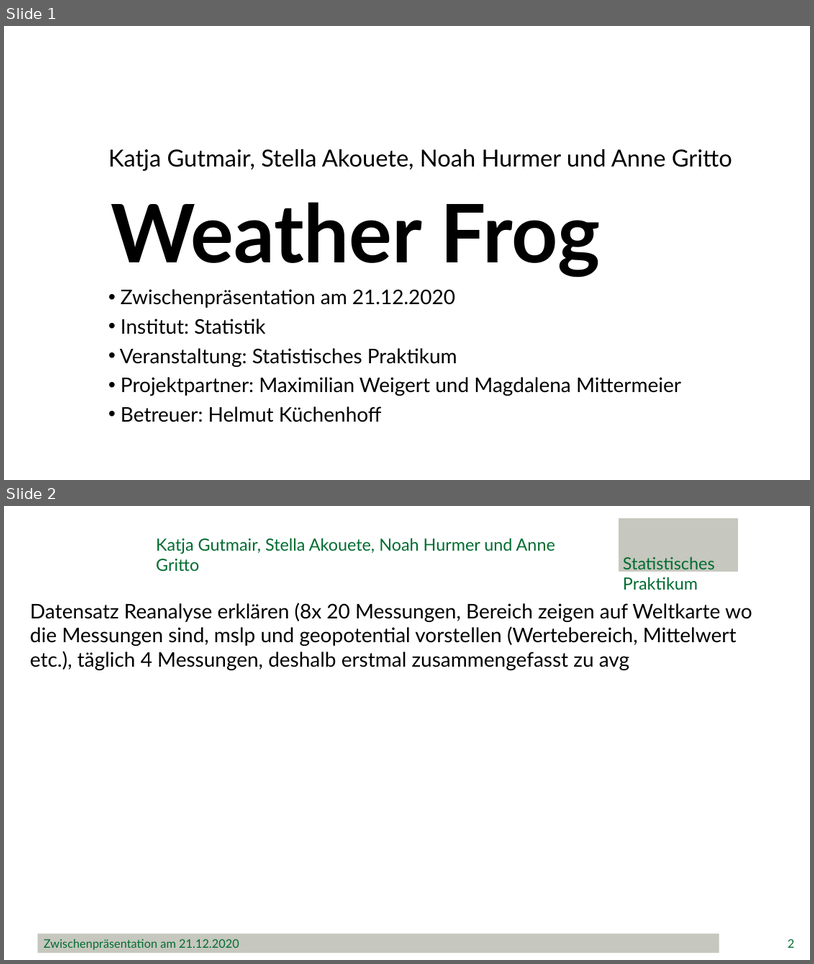
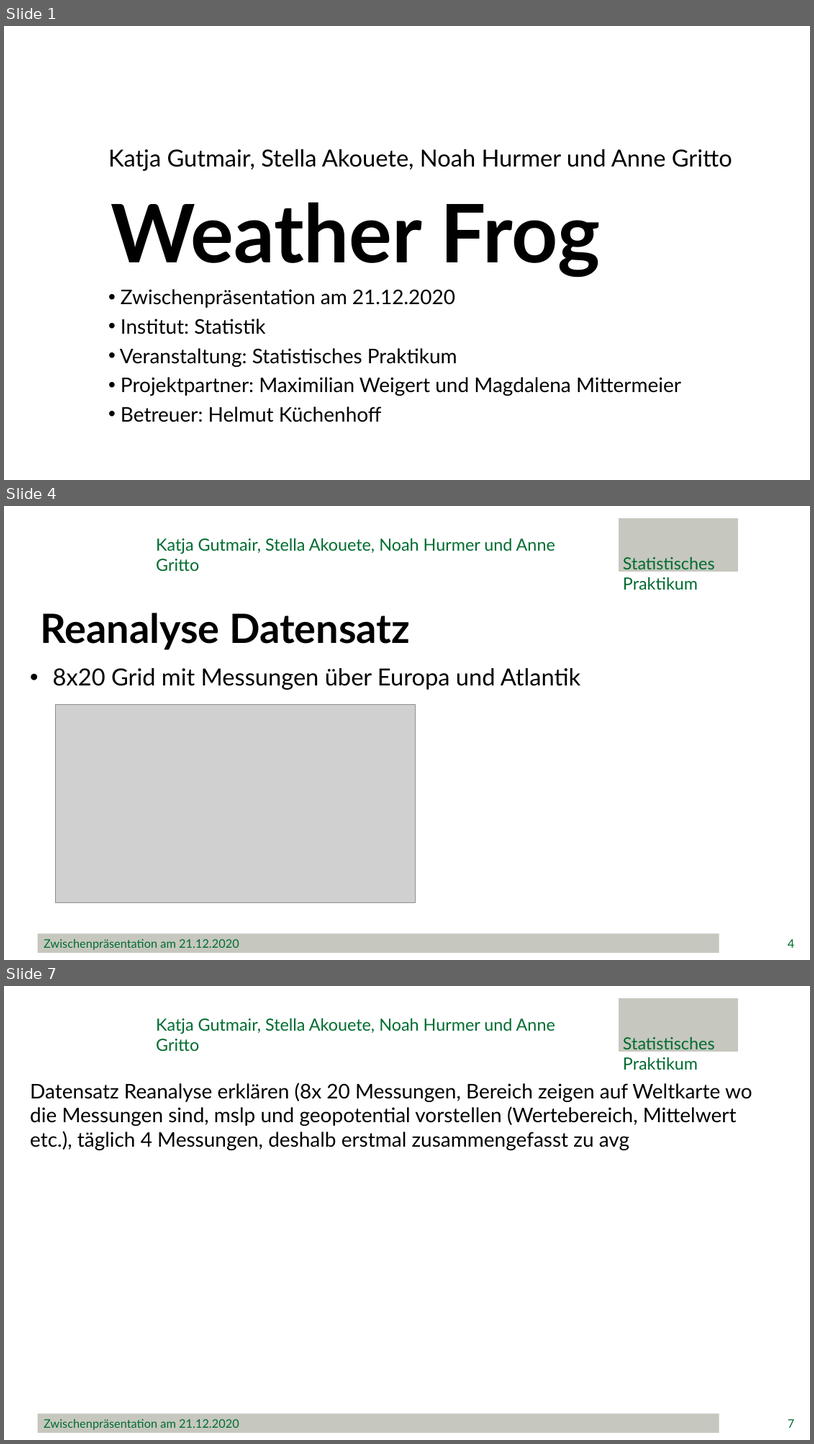
Before and after one commit to minimops/weatherFrog, a slide deck: Zwischenpraesentation.pptx. Shown one above the other, each under a label of ours: slides 1 and 2 before the commit, slides 1, 4 and 7 after it; the slides between them are not shown. The pictures are 814x964 and 814x1444 pixels, drawn with LibreOffice and Linux fonts; fonts in the diff are those of the drawing; grey boxes stand for pictures; background and template pictures are left out. Boxes give left, top, right and bottom in pixels: in the first picture for what was removed or moved away, otherwise in the second. Text is boxed around its words. In the diff, an @@ line names an element or a change of style, - is before the commit and + after.

```diff
--- a/Zwischenpraesentation.pptx
+++ b/Zwischenpraesentation.pptx
@@ slide 4 added at bbox=[4, 506, 810, 960], background #FFFFFF @@
@@ rectangle added at bbox=[619, 519, 738, 572], fill #C6C7BE, outline #C6C7BE 1 pt @@
@@ title added at bbox=[156, 538, 556, 571], 20 pt, text #006C30 @@
+Katja Gutmair, Stella Akouete, Noah Hurmer und Anne Gritto
@@ text added at bbox=[623, 557, 715, 590], 20 pt, text #006C30 @@
+Statistisches Praktikum
@@ text added at bbox=[40, 613, 410, 650], 48 pt, text #000000, bold @@
+Reanalyse Datensatz
@@ text added at bbox=[53, 668, 581, 690], 28 pt, text #000000 @@
+• 8x20 Grid mit Messungen über Europa und Atlantik
@@ picture added at bbox=[55, 705, 416, 902] @@
@@ rectangle added at bbox=[38, 933, 720, 952], fill #C6C7BE, 14 pt, text #006C30 @@
+Zwischenpräsentation am 21.12.2020
@@ page number added at bbox=[788, 939, 795, 947], 14 pt, text #006C30 @@
+4
@@ what was slide 2 is now slide 7 @@
@@ page number at bbox=[788, 1419, 795, 1427]: text changed @@
-2
+7
```
Also in this commit, not shown: 1 slide changed, 4 other slides added, 3 other files.
